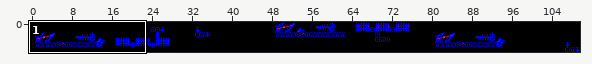
A Tiled map gets an edit: art/maps/level-5.tmx. The first picture is a wide view before the edit; the outline marks the close-up.
Close-up. Before the edit:
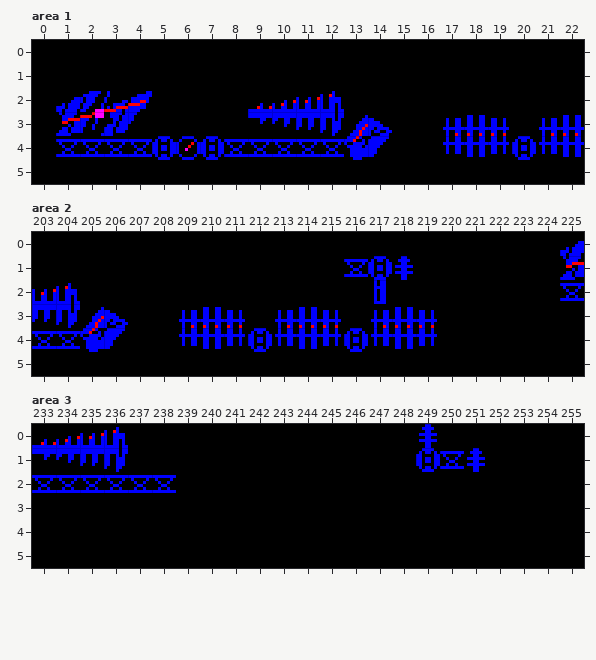
Cells are 8x8 px. Shown: area 1 x 0..22, y 0..5; area 2 x 203..225, y 0..5; area 3 x 233..255, y 0..5. The commit also changed other parts of the map, which this record leaves out.
The same view after the edit:
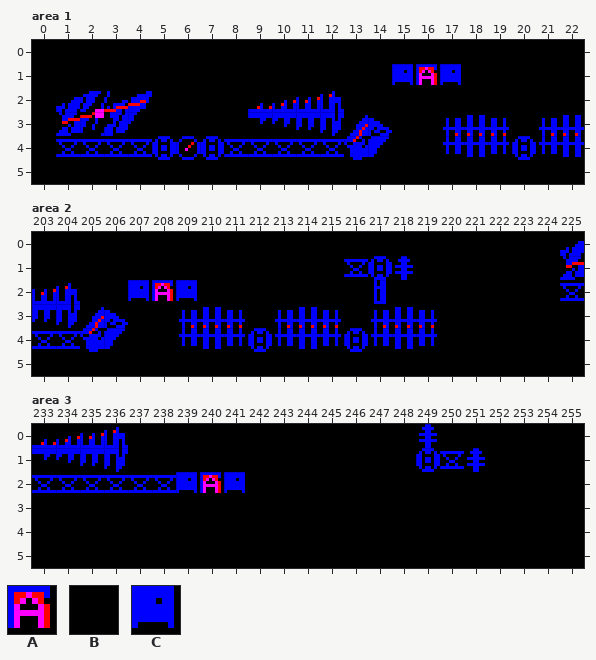
Key: from "Destructible Scenery": A 0 "A bonus target"; from "tileSet": B 0 "Open sky", C 1 "Hull".
_ is an empty cell.
Tiles replaced or removed in this view: B.
Commit: Award A-target shooting bonuses on sector clearance
Change:
Changed rows in their new state; . is an unchanged cell.
Layer "Radiator Wings", area 1:
first column x 15:
1 CAC
Layer "Radiator Wings", area 2:
first column x 207:
2 CAC
Layer "Radiator Wings", area 3:
first column x 239:
2 CAC
Changed places in both close-ups, as pixel boxes (x1, y1, x2, y2):
changed: (392, 64, 461, 85)
changed: (128, 280, 197, 301)
changed: (176, 472, 245, 493)
